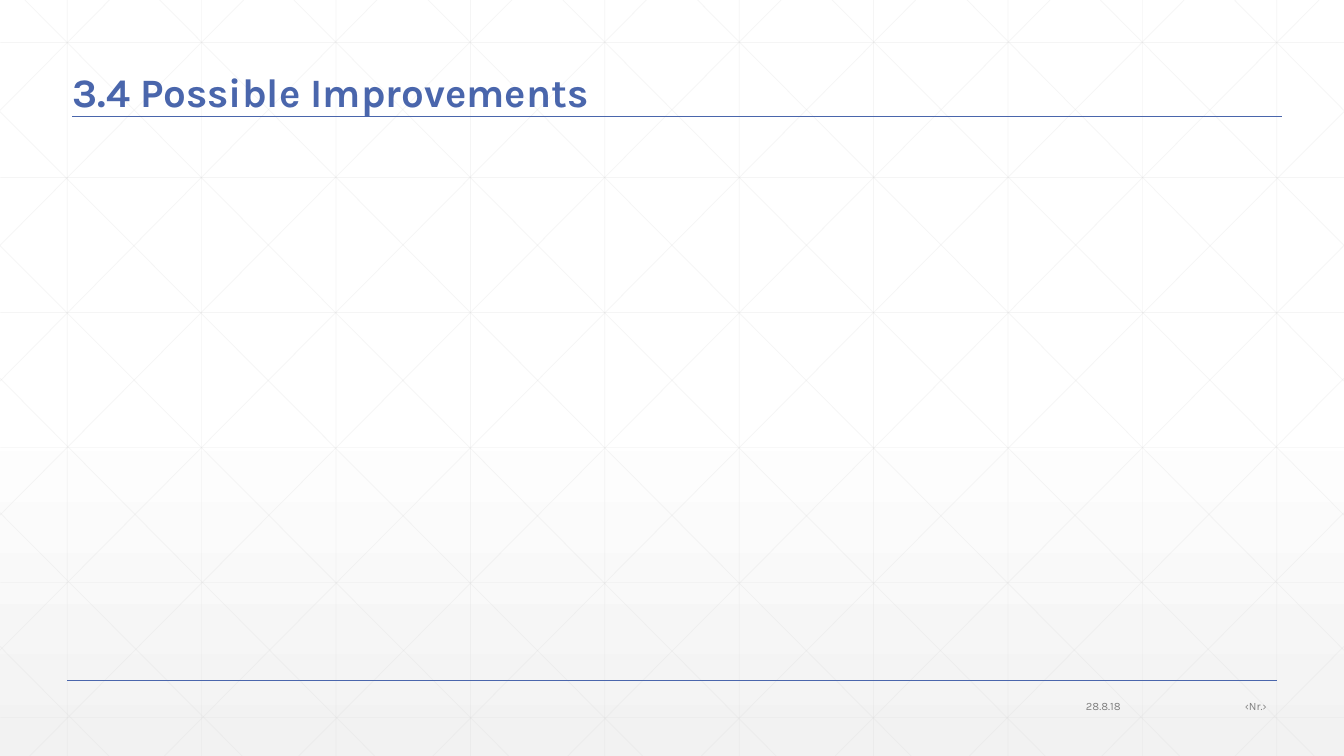
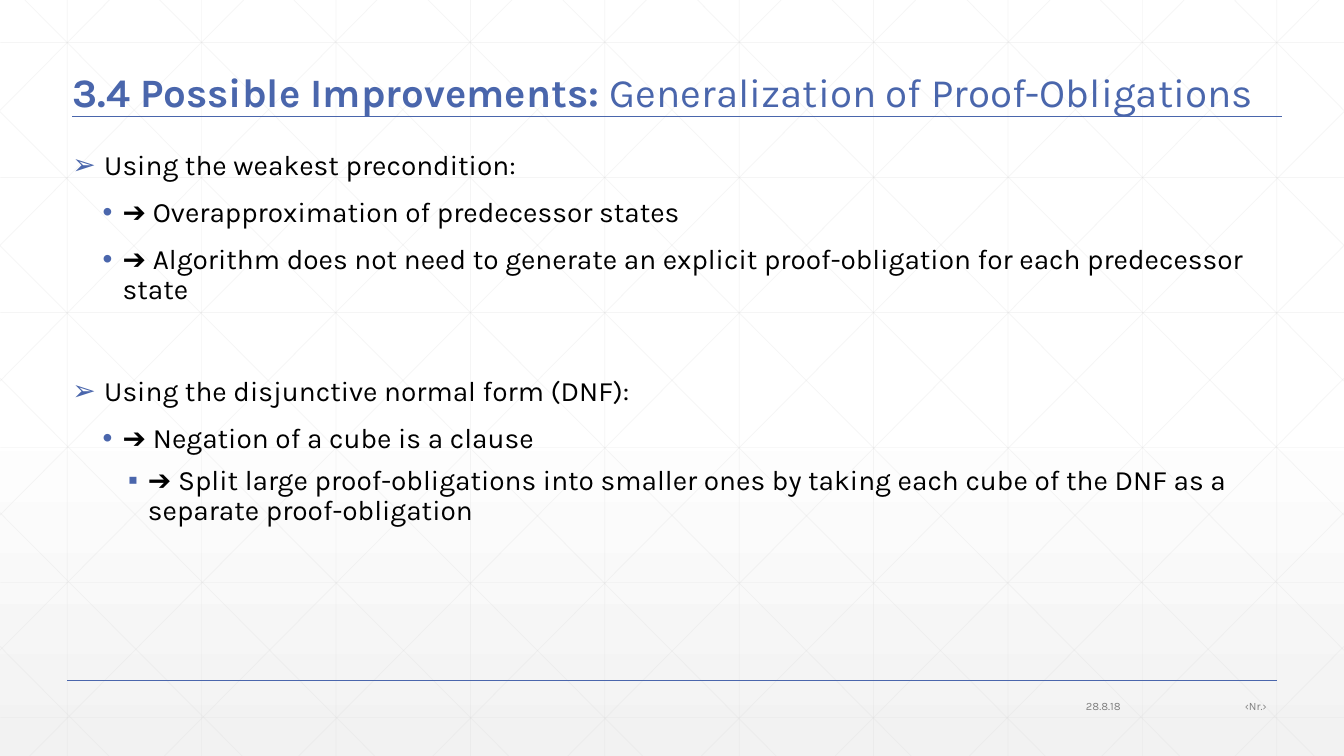
Before and after one commit to JonasWerner/BachelorThesis, a slide deck: slide 55 of Presentation/pdr_presentation.pptx. Drawn at 1344x756 pixels with LibreOffice and Linux fonts; fonts in the diff are those of the drawing. Boxes give left, top, right and bottom in pixels: in the first picture for what was removed or moved away, otherwise in the second. Text is boxed around its words. In the diff, an @@ line names an element or a change of style, - is before the commit and + after.

```diff
--- a/Presentation/pdr_presentation.pptx
+++ b/Presentation/pdr_presentation.pptx
@@ title at box(72, 78, 1252, 117): text changed; bold off @@
-3.4 Possible Improvements
+3.4 Possible Improvements: Generalization of Proof-Obligations
@@ text added at box(104, 155, 1243, 527), 20 pt, text #000000 @@
+➢ Using the weakest precondition:
+  • ➔ Overapproximation of predecessor states
+  • ➔ Algorithm does not need to generate an explicit proof-obligation for each predecessor state
+➢ Using the disjunctive normal form (DNF):
+  • ➔ Negation of a cube is a clause
+    ▪ ➔ Split large proof-obligations into smaller ones by taking each cube of the DNF as a separate proof-obligation
```
Also in this commit, not shown: 4 other slides changed, 2 slides added.
